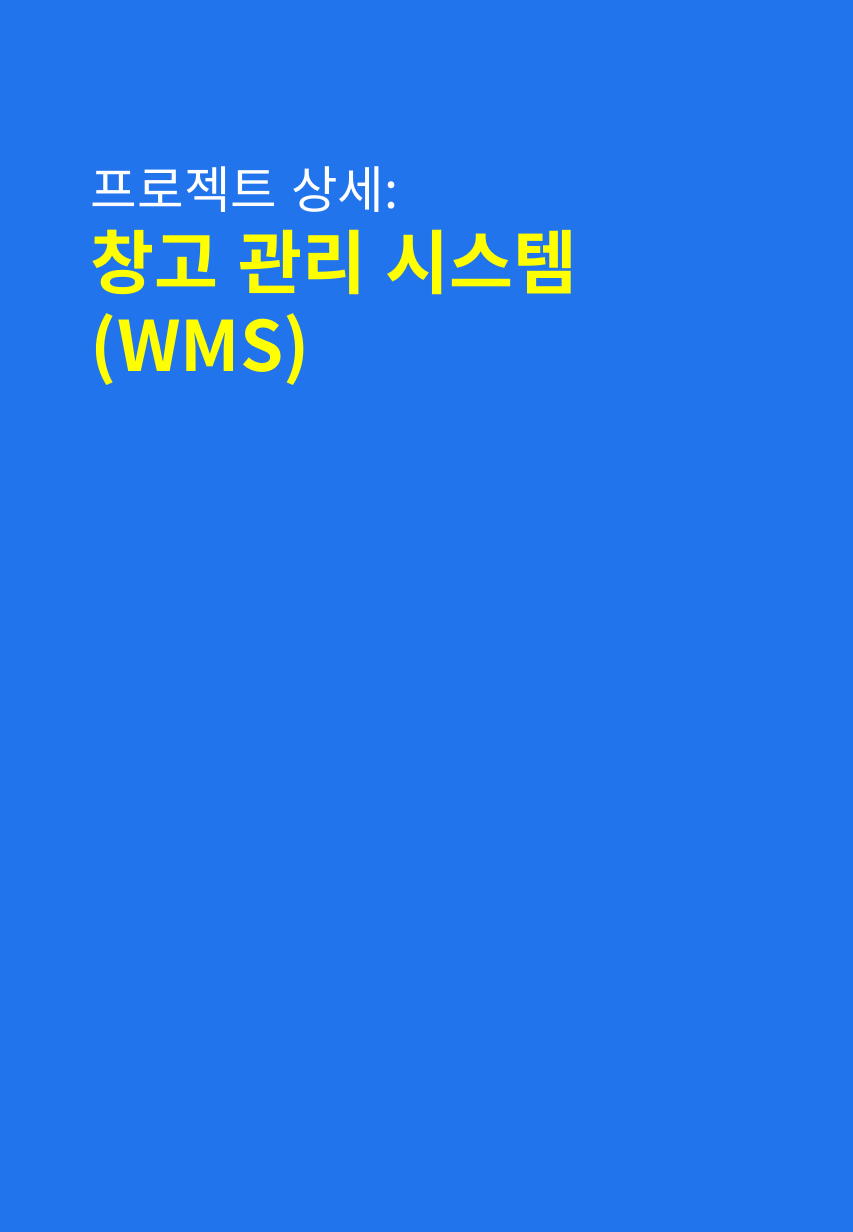
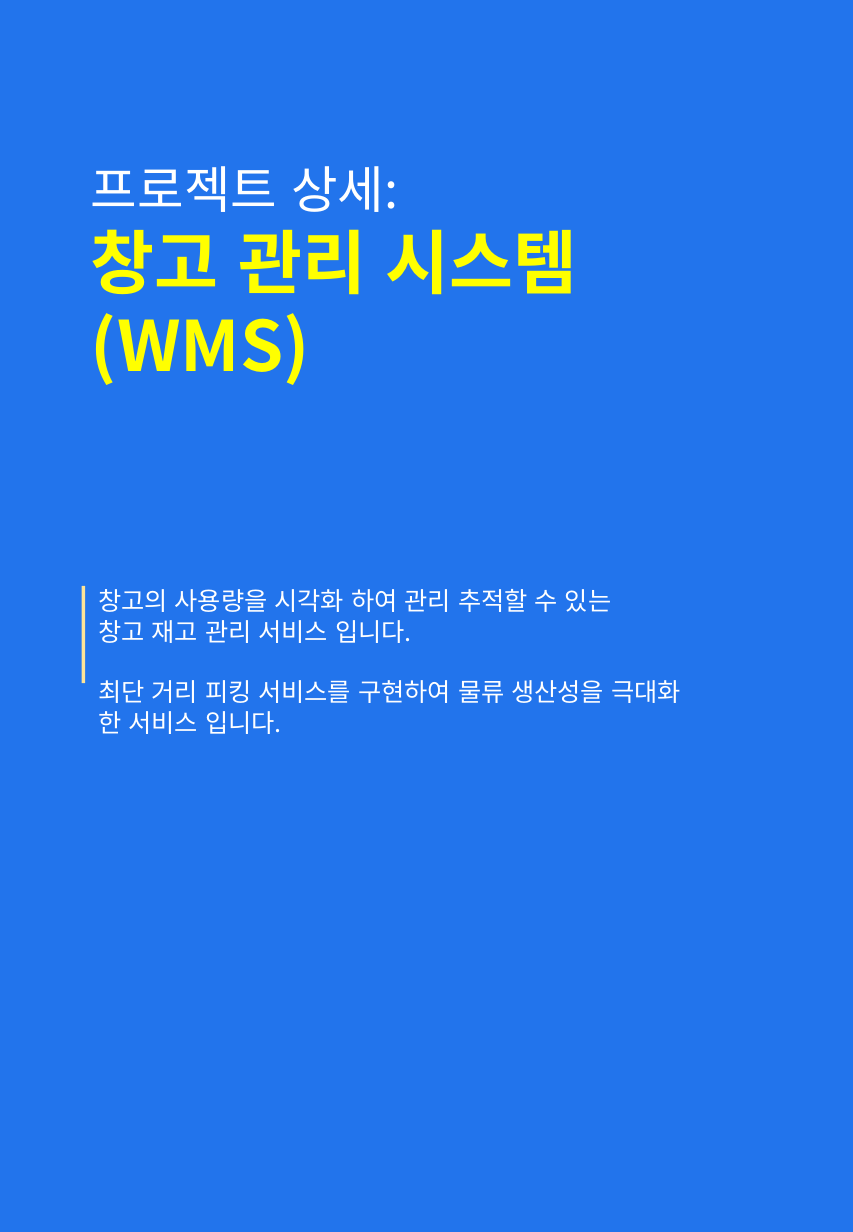
Before and after one commit to yuseok01/itgorae, a slide deck: slide 5 of 피피티/241124 포트폴리오_김유석.pptx (slide 4 before the commit). Drawn at 853x1232 pixels with LibreOffice and Linux fonts; fonts in the diff are those of the drawing. Boxes give left, top, right and bottom in pixels: in the first picture for what was removed or moved away, otherwise in the second. Text is boxed around its words. In the diff, an @@ line names an element or a change of style, - is before the commit and + after.

```diff
--- a/피피티/241124 포트폴리오_김유석.pptx
+++ b/피피티/241124 포트폴리오_김유석.pptx
@@ line added from (83, 586) to (83, 684), #FFE699 2.25 pt @@
@@ text added at <box>98,589,681,734</box>, 16 pt, text #FFFFFF @@
+창고의 사용량을 시각화 하여 관리 추적할 수 있는
+창고 재고 관리 서비스 입니다.
+최단 거리 피킹 서비스를 구현하여 물류 생산성을 극대화
+한 서비스 입니다.
```
Also in this commit, not shown: 3 other slides changed, 2 slides added, 3 other files.
